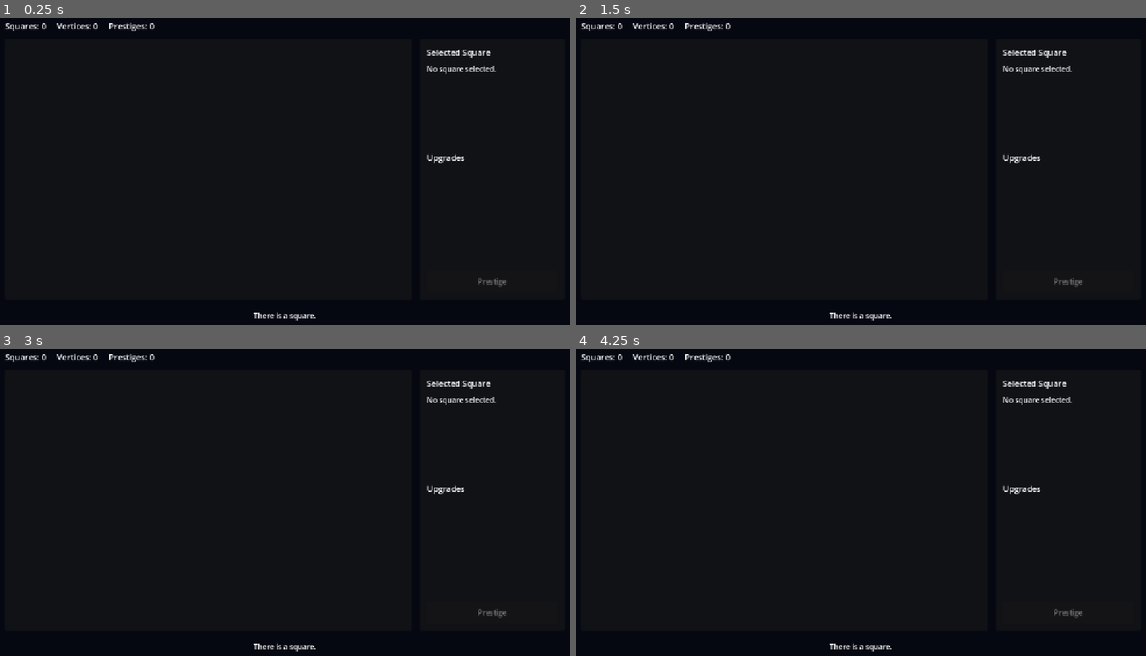
Above: before the commit, frames 1-4 (two rows, left to right).
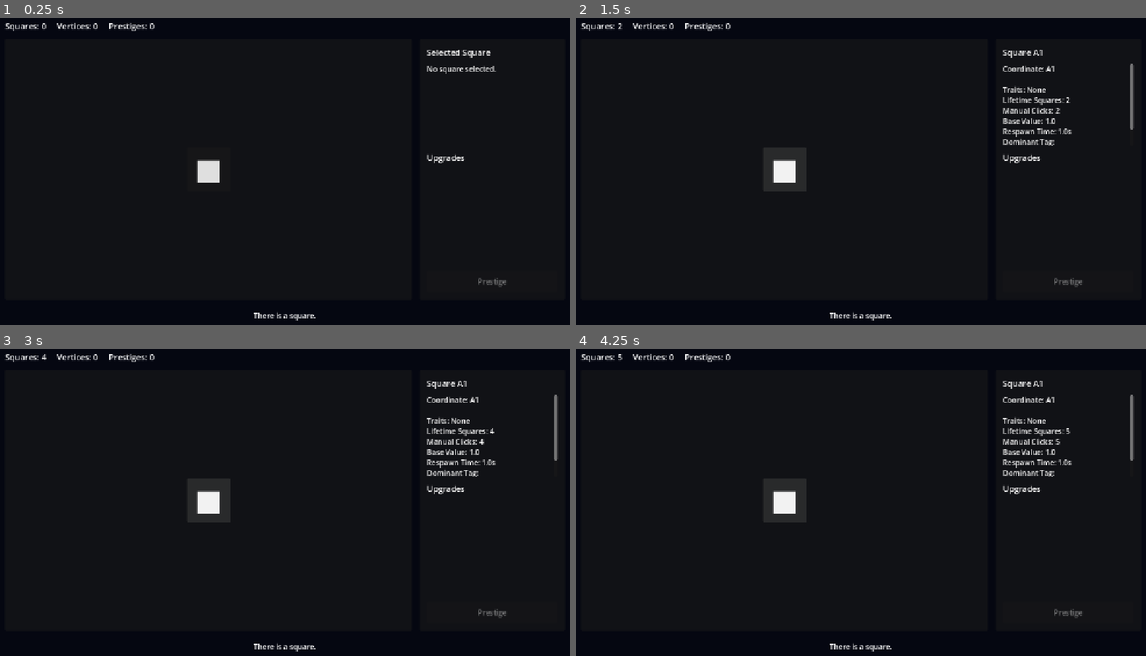
Above: after the commit, the same moments.

Repository: franciscoCapa27/Squared_2
Game: Godot game, scene res://scenes/main/Main.tscn
Same seed, same stepped clock (60 frames per second), same inputs: the game is played once before the commit and once after it.
Inputs (mouse positions are in pixels of both pictures, inside the frame that each line leads up to):
- Up to frame 1 (0.25 s): no input
- Up to frame 2 (1.5 s): click (786, 168) at 0.5 s, where only the run after the commit has a clickable "■"; click (786, 168) at 1.25 s, where only the run after the commit has a clickable "■"
- Up to frame 3 (3 s): click (210, 499) at 2 s, where only the run after the commit has a clickable "■"; tap Enter at 2.75 s
- Up to frame 4 (4.25 s): tap Space at 3.5 s

The runs differ from the first frame. In frame 1, 0.3% of the frame differs, in the area x 34-39%, y 46-54%; in frame 2, 1.5%; in frame 3, 1.5%, in the area x 7-98%, y 1-54%; in frame 4, 1.5%.

Commit message:
Add core data model foundation

Diff:
--- a/squared-2/project.godot
+++ b/squared-2/project.godot
@@ -15,11 +15,17 @@
 config/features=PackedStringArray("4.6", "GL Compatibility")
 config/icon="res://icon.svg"
 
+[autoload]
+
+EventBus="*uid://ol8d68orx64t"
+GameState="*uid://dndrl7bbxqkwo"
+
 [display]
 
 window/size/viewport_width=1280
 window/size/viewport_height=720
 window/stretch/mode="canvas_items"
+window/stretch/aspect="expand"
 
 [physics]
 
--- a/squared-2/scenes/main/Main.tscn
+++ b/squared-2/scenes/main/Main.tscn
@@ -1,4 +1,6 @@
 [gd_scene format=3 uid="uid://jdev0mw5y4y1"]
+
+[ext_resource type="Script" uid="uid://dafych8mmi7mc" path="res://scripts/main/main.gd" id="1_u1xfj"]
 
 [node name="Main" type="Control" unique_id=1963513095]
 layout_mode = 3
@@ -8,6 +10,7 @@
 grow_horizontal = 2
 grow_vertical = 2
 mouse_filter = 2
+script = ExtResource("1_u1xfj")
 
 [node name="Background" type="ColorRect" parent="." unique_id=333599262]
 layout_mode = 1
@@ -43,18 +46,21 @@
 theme_override_constants/separation = 24
 
 [node name="SquaresLabel" type="Label" parent="RootMargin/MainVbox/TopBar" unique_id=728880357]
+unique_name_in_owner = true
 layout_mode = 2
 size_flags_horizontal = 0
 theme_override_font_sizes/font_size = 18
 text = "Squares: 0"
 
 [node name="VerticesLabel" type="Label" parent="RootMargin/MainVbox/TopBar" unique_id=799992694]
+unique_name_in_owner = true
 layout_mode = 2
 size_flags_horizontal = 0
 theme_override_font_sizes/font_size = 18
 text = "Vertices: 0"
 
 [node name="PrestigeLabel" type="Label" parent="RootMargin/MainVbox/TopBar" unique_id=1866388019]
+unique_name_in_owner = true
 layout_mode = 2
 size_flags_horizontal = 0
 theme_override_font_sizes/font_size = 18
@@ -76,6 +82,7 @@
 mouse_filter = 2
 
 [node name="GridRoot" type="GridContainer" parent="RootMargin/MainVbox/Content/GridPanel/GridCenter" unique_id=638752931]
+unique_name_in_owner = true
 layout_mode = 2
 mouse_filter = 2
 theme_override_constants/h_separation = 12
@@ -101,12 +108,14 @@
 theme_override_constants/separation = 12
 
 [node name="SelectedSquareTitle" type="Label" parent="RootMargin/MainVbox/Content/SidePanel/SideMargin/SideVbox" unique_id=324483402]
+unique_name_in_owner = true
 layout_mode = 2
 size_flags_vertical = 0
 theme_override_font_sizes/font_size = 18
 text = "Selected Square"
 
-[node name="SelectSquareDetails" type="RichTextLabel" parent="RootMargin/MainVbox/Content/SidePanel/SideMargin/SideVbox" unique_id=195294754]
+[node name="SelectedSquareDetails" type="RichTextLabel" parent="RootMargin/MainVbox/Content/SidePanel/SideMargin/SideVbox" unique_id=195294754]
+unique_name_in_owner = true
 custom_minimum_size = Vector2(0, 160)
 layout_mode = 2
 size_flags_vertical = 3
@@ -127,6 +136,7 @@
 theme_override_constants/separation = 8
 
 [node name="PrestigeButton" type="Button" parent="RootMargin/MainVbox/Content/SidePanel/SideMargin/SideVbox" unique_id=126762251]
+unique_name_in_owner = true
 custom_minimum_size = Vector2(0, 48)
 layout_mode = 2
 size_flags_vertical = 8
@@ -134,6 +144,7 @@
 text = "Prestige"
 
 [node name="StoryLabel" type="Label" parent="RootMargin/MainVbox" unique_id=151831416]
+unique_name_in_owner = true
 custom_minimum_size = Vector2(0, 40)
 layout_mode = 2
 size_flags_vertical = 8
--- /dev/null
+++ b/squared-2/scenes/squares/SquareButton.tscn
@@ -0,0 +1,13 @@
+[gd_scene format=3 uid="uid://nb0kbhqf85vc"]
+
+[ext_resource type="Script" uid="uid://bqbtgkrt27fb4" path="res://scripts/squares/square_button.gd" id="1_3cowg"]
+
+[node name="SquareButton" type="Button" unique_id=1322109516]
+custom_minimum_size = Vector2(96, 96)
+offset_right = 8.0
+offset_bottom = 8.0
+tooltip_text = "Square
+"
+theme_override_font_sizes/font_size = 64
+text = "■"
+script = ExtResource("1_3cowg")
--- /dev/null
+++ b/squared-2/scripts/autoload/event_bus.gd
@@ -0,0 +1,8 @@
+extends Node
+
+signal squares_changed(value: float)
+signal vertices_changed(value: int)
+signal prestige_changed(value: int)
+signal grid_changed()
+signal square_selected(square_id: String)
+signal story_message(message: String)
--- /dev/null
+++ b/squared-2/scripts/autoload/game_state.gd
@@ -0,0 +1,84 @@
+extends Node
+
+var squares: float = 0.0
+var vertices: int = 0
+var prestige_count: int = 0
+
+var grid_size: int = 1
+var square_ids: Array[String] = ["A1"]
+var squares_by_id: Dictionary = {}
+
+func _ready() -> void:
+	_create_initial_grid()
+
+func _create_initial_grid() -> void:
+	squares_by_id.clear()
+	grid_size = 1
+	square_ids = ["A1"]
+
+	var square_data := SquareData.new("A1", 0, 0)
+	squares_by_id["A1"] = square_data
+
+func get_square(square_id: String) -> SquareData:
+	return squares_by_id.get(square_id)
+
+func add_squares(amount: float) -> void:
+	squares += amount
+	EventBus.squares_changed.emit(squares)
+
+func click_square(square_id: String) -> void:
+	var square_data := get_square(square_id)
+
+	if square_data == null:
+		return
+
+	var payout := SquareCalculator.calculate_manual_payout(square_data)
+
+	square_data.record_manual_click(payout)
+	add_squares(payout)
+
+	EventBus.square_selected.emit(square_id)
+
+func can_prestige() -> bool:
+	return squares >= 100.0
+
+func calculate_vertices_gain() -> int:
+	return int(floor(sqrt(squares / 100.0)))
+
+func prestige() -> void:
+	if not can_prestige():
+		return
+
+	var gain: int = max(1, calculate_vertices_gain())
+
+	vertices += gain
+	prestige_count += 1
+	squares = 0.0
+
+	if prestige_count == 1:
+		_unlock_grid_size_2()
+		EventBus.story_message.emit("One became four. The void has corners now.")
+
+	EventBus.vertices_changed.emit(vertices)
+	EventBus.prestige_changed.emit(prestige_count)
+	EventBus.squares_changed.emit(squares)
+	EventBus.grid_changed.emit()
+
+func _unlock_grid_size_2() -> void:
+	grid_size = 2
+	square_ids = ["A1", "A2", "B1", "B2"]
+	squares_by_id.clear()
+
+	var coordinates := {
+		"A1": Vector2i(0, 0),
+		"A2": Vector2i(1, 0),
+		"B1": Vector2i(0, 1),
+		"B2": Vector2i(1, 1)
+	}
+
+	for square_id in square_ids:
+		var pos: Vector2i = coordinates[square_id]
+		var square_data := SquareData.new(square_id, pos.x, pos.y)
+		square_data.created_at_prestige = prestige_count
+		square_data.created_at_grid_tier = 1
+		squares_by_id[square_id] = square_data
--- /dev/null
+++ b/squared-2/scripts/core/square_data.gd
@@ -0,0 +1,155 @@
+extends RefCounted
+class_name SquareData
+
+var id: String = ""
+var coordinate: String = ""
+var display_name: String = ""
+
+var grid_x: int = 0
+var grid_y: int = 0
+
+var created_at_prestige: int = 0
+var created_at_grid_tier: int = 0
+
+var traits: Array[TraitInstance] = []
+
+var permanent_tags: Array[String] = []
+var temporary_tags: Array[String] = []
+var status_effects: Array[String] = []
+
+var base_value: float = 1.0
+var base_respawn_time: float = 1.0
+var base_manual_multiplier: float = 1.0
+var base_passive_multiplier: float = 0.2
+var base_crit_chance: float = 0.0
+var base_crit_multiplier: float = 2.0
+
+var current_cooldown: float = 0.0
+var current_charge: float = 0.0
+var temporary_value_multiplier: float = 1.0
+var temporary_speed_multiplier: float = 1.0
+
+var run_squares_generated: float = 0.0
+var run_manual_clicks: int = 0
+var run_passive_clicks: int = 0
+
+var lifetime_squares_generated: float = 0.0
+var lifetime_manual_clicks: int = 0
+var lifetime_passive_clicks: int = 0
+var times_traited: int = 0
+var times_selected_for_prestige: int = 0
+var highest_single_payout: float = 0.0
+
+var can_receive_traits: bool = true
+var is_locked_from_random_trait: bool = false
+var is_favored_for_trait: bool = false
+var can_be_swapped: bool = false
+var is_anchored: bool = false
+var is_corrupted: bool = false
+
+var visual_profile: VisualProfile = VisualProfile.new()
+
+func _init(p_id: String = "", p_grid_x: int = 0, p_grid_y: int = 0) -> void:
+	id = p_id
+	coordinate = p_id
+	display_name = "Square %s" % p_id
+	grid_x = p_grid_x
+	grid_y = p_grid_y
+
+func add_trait(trait_instance: TraitInstance) -> void:
+	if trait_instance == null:
+		return
+
+	traits.append(trait_instance)
+	times_traited += 1
+	times_selected_for_prestige += 1
+	_rebuild_tags()
+	_rebuild_visual_profile()
+
+func has_traits() -> bool:
+	return traits.size() > 0
+
+func has_tag(tag: String) -> bool:
+	return permanent_tags.has(tag) or temporary_tags.has(tag)
+
+func get_trait_count() -> int:
+	return traits.size()
+
+func get_display_name() -> String:
+	return display_name
+
+func get_trait_names() -> Array[String]:
+	var names: Array[String] = []
+	for trait_iter in traits:
+		names.append(trait_iter.get_display_name())
+	return names
+
+func record_manual_click(amount: float) -> void:
+	run_manual_clicks += 1
+	lifetime_manual_clicks += 1
+	_record_squares_generated(amount)
+
+func record_passive_click(amount: float) -> void:
+	run_passive_clicks += 1
+	lifetime_passive_clicks += 1
+	_record_squares_generated(amount)
+
+func _record_squares_generated(amount: float) -> void:
+	run_squares_generated += amount
+	lifetime_squares_generated += amount
+	highest_single_payout = max(highest_single_payout, amount)
+
+func _rebuild_tags() -> void:
+	permanent_tags.clear()
+
+	for trait_iter in traits:
+		if trait_iter.definition == null:
+			continue
+
+		for tag in trait_iter.definition.tags:
+			if not permanent_tags.has(tag):
+				permanent_tags.append(tag)
+
+func _rebuild_visual_profile() -> void:
+	var profile := VisualProfile.new()
+
+	profile.edge_complexity = min(10, traits.size())
+
+	var rarity_score := 0
+	var tag_counts: Dictionary = {}
+
+	for trait_iter in traits:
+		if trait_iter.definition == null:
+			continue
+
+		rarity_score += int(trait_iter.definition.rarity)
+
+		profile.glow_level += trait_iter.definition.visual_glow_weight
+		profile.gloss_level += trait_iter.definition.visual_gloss_weight
+		profile.distortion_level += trait_iter.definition.visual_distortion_weight
+		profile.edge_complexity += trait_iter.definition.visual_edge_complexity_weight
+
+		for tag in trait_iter.definition.tags:
+			tag_counts[tag] = tag_counts.get(tag, 0) + 1
+
+	profile.glow_level = clamp(profile.glow_level + rarity_score, 0, 10)
+	profile.gloss_level = clamp(profile.gloss_level, 0, 10)
+	profile.edge_complexity = clamp(profile.edge_complexity, 0, 10)
+	profile.distortion_level = clamp(profile.distortion_level, 0, 10)
+
+	profile.dominant_tag = _get_most_common_tag(tag_counts, 0)
+	profile.secondary_tag = _get_most_common_tag(tag_counts, 1)
+
+	visual_profile = profile
+
+func _get_most_common_tag(tag_counts: Dictionary, index: int) -> String:
+	if tag_counts.is_empty():
+		return ""
+
+	var sorted_tags := tag_counts.keys()
+	sorted_tags.sort_custom(func(a, b): return tag_counts[a] > tag_counts[b])
+
+	if index >= sorted_tags.size():
+		return ""
+
+	return sorted_tags[index]
--- /dev/null
+++ b/squared-2/scripts/core/trait_instance.gd
@@ -0,0 +1,46 @@
+extends RefCounted
+class_name TraitInstance
+
+var instance_id: String = ""
+var definition: TraitDefinition
+
+var rolled_values: Dictionary = {}
+
+var source: String = "prestige"
+var acquired_at_prestige: int = 0
+var acquired_at_grid_tier: int = 0
+var stack_index: int = 1
+
+var is_absorbed_copy: bool = false
+var copied_from_square_id: String = ""
+var copied_from_trait_instance_id: String = ""
+
+var effectiveness_multiplier: float = 1.0
+
+func _init(
+	p_definition: TraitDefinition = null,
+	p_acquired_at_prestige: int = 0,
+	p_acquired_at_grid_tier: int = 0
+) -> void:
+	definition = p_definition
+	acquired_at_prestige = p_acquired_at_prestige
+	acquired_at_grid_tier = p_acquired_at_grid_tier
+	instance_id = _generate_instance_id()
+
+func _generate_instance_id() -> String:
+	return "%s_%s" % [Time.get_unix_time_from_system(), randi()]
+
+func get_display_name() -> String:
+	if definition == null:
+		return "Unknown Trait"
+	return definition.display_name
+
+func has_tag(tag: String) -> bool:
+	if definition == null:
+		return false
+	return definition.has_tag(tag)
+
+func get_effective_components() -> Array[EffectComponent]:
+	if definition == null:
+		return []
+	return definition.effect_components
--- /dev/null
+++ b/squared-2/scripts/main/main.gd
@@ -0,0 +1,90 @@
+extends Control
+
+@onready var squares_label: Label = %SquaresLabel
+@onready var vertices_label: Label = %VerticesLabel
+@onready var prestige_label: Label = %PrestigeLabel
+@onready var grid_root: GridContainer = %GridRoot
+@onready var prestige_button: Button = %PrestigeButton
+@onready var story_label: Label = %StoryLabel
+@onready var selected_square_title: Label = %SelectedSquareTitle
+@onready var selected_square_details: RichTextLabel = %SelectedSquareDetails
+
+var square_scene: PackedScene = preload("res://scenes/squares/SquareButton.tscn")
+
+func _ready() -> void:
+	EventBus.squares_changed.connect(_on_squares_changed)
+	EventBus.vertices_changed.connect(_on_vertices_changed)
+	EventBus.prestige_changed.connect(_on_prestige_changed)
+	EventBus.grid_changed.connect(_rebuild_grid)
+	EventBus.story_message.connect(_on_story_message)
+
+	prestige_button.pressed.connect(_on_prestige_pressed)
+
+	_rebuild_grid()
+	_refresh_labels()
+	_on_story_message("There is a square.")
+
+func _refresh_labels() -> void:
+	_on_squares_changed(GameState.squares)
+	_on_vertices_changed(GameState.vertices)
+	_on_prestige_changed(GameState.prestige_count)
+
+func _rebuild_grid() -> void:
+	for child in grid_root.get_children():
+		child.queue_free()
+
+	grid_root.columns = GameState.grid_size
+
+	for square_id in GameState.square_ids:
+		var square_button = square_scene.instantiate()
+		square_button.setup(square_id, "■")
+		square_button.square_clicked.connect(_on_square_clicked)
+		grid_root.add_child(square_button)
+
+func _on_square_clicked(square_id: String) -> void:
+	GameState.click_square(square_id)
+	_show_square_details(square_id)
+
+func _show_square_details(square_id: String) -> void:
+	var square_data := GameState.get_square(square_id)
+
+	if square_data == null:
+		selected_square_title.text = "Unknown Square"
+		selected_square_details.text = "No data found."
+		return
+
+	selected_square_title.text = square_data.get_display_name()
+
+	var trait_names := square_data.get_trait_names()
+	var trait_text := "None"
+
+	if not trait_names.is_empty():
+		trait_text = ", ".join(trait_names)
+
+	selected_square_details.text = (
+		"Coordinate: %s\n\n" % square_data.coordinate
+		+ "Traits: %s\n" % trait_text
+		+ "Lifetime Squares: %s\n" % int(square_data.lifetime_squares_generated)
+		+ "Manual Clicks: %s\n" % square_data.lifetime_manual_clicks
+		+ "Base Value: %s\n" % square_data.base_value
+		+ "Respawn Time: %ss\n" % square_data.base_respawn_time
+		+ "Dominant Tag: %s\n" % square_data.visual_profile.dominant_tag
+		+ "Glow Level: %s\n" % square_data.visual_profile.glow_level
+		+ "Edge Complexity: %s\n" % square_data.visual_profile.edge_complexity
+	)
+
+func _on_prestige_pressed() -> void:
+	GameState.prestige()
+
+func _on_squares_changed(value: float) -> void:
+	squares_label.text = "Squares: %s" % int(value)
+	prestige_button.disabled = not GameState.can_prestige()
+
+func _on_vertices_changed(value: int) -> void:
+	vertices_label.text = "Vertices: %s" % value
+
+func _on_prestige_changed(value: int) -> void:
+	prestige_label.text = "Prestiges: %s" % value
+
+func _on_story_message(message: String) -> void:
+	story_label.text = message
--- /dev/null
+++ b/squared-2/scripts/resources/effect_component.gd
@@ -0,0 +1,64 @@
+extends Resource
+class_name EffectComponent
+
+enum EffectType {
+	STAT_MODIFIER,
+	POSITIONAL_MODIFIER,
+	TRIGGER_EFFECT,
+	RESOURCE_CONVERSION,
+	TRAIT_COPY,
+	TRAIT_ABSORB,
+	STATUS_APPLIER,
+	VISUAL_INFLUENCE
+}
+
+enum Operation {
+	ADD,
+	SUBTRACT,
+	MULTIPLY,
+	DIVIDE,
+	OVERRIDE
+}
+
+enum Scope {
+	SELF,
+	ADJACENT_ORTHOGONAL,
+	ADJACENT_DIAGONAL,
+	ALL_ADJACENT,
+	SAME_ROW,
+	SAME_COLUMN,
+	SAME_DIAGONAL,
+	ENTIRE_GRID,
+	CORNERS,
+	EDGES,
+	CENTER,
+	RANDOM_SQUARE,
+	RANDOM_TRAITED_SQUARE,
+	RANDOM_UNTRAITED_SQUARE,
+	STRONGEST_SQUARE,
+	WEAKEST_SQUARE
+}
+
+@export var effect_type: EffectType = EffectType.STAT_MODIFIER
+@export var operation: Operation = Operation.MULTIPLY
+@export var scope: Scope = Scope.SELF
+
+@export var target_stat: String = ""
+@export var value: float = 1.0
+
+@export var chance: float = 1.0
+@export var cooldown_seconds: float = 0.0
+
+@export var trigger_event: String = ""
+@export var condition_tags: Array[String] = []
+
+@export var source_scope: Scope = Scope.SELF
+@export var trait_filter_tags: Array[String] = []
+@export var effect_limit: int = 1
+@export_range(0.0, 1.0) var effectiveness_multiplier: float = 1.0
+
+@export var include_tags: bool = true
+@export var include_visual_influence: bool = false
+
+func applies_to_tag(tag: String) -> bool:
+	return condition_tags.is_empty() or condition_tags.has(tag)
--- /dev/null
+++ b/squared-2/scripts/resources/trait_definition.gd
@@ -0,0 +1,57 @@
+extends Resource
+class_name TraitDefinition
+
+enum Rarity {
+	COMMON,
+	UNCOMMON,
+	RARE,
+	EPIC,
+	LEGENDARY,
+	COSMIC
+}
+
+@export var id: String = ""
+@export var display_name: String = ""
+@export_multiline var description: String = ""
+
+@export var rarity: Rarity = Rarity.COMMON
+@export var tags: Array[String] = []
+
+@export var weight: float = 1.0
+@export var min_grid_tier: int = 1
+@export var max_stack_count: int = -1
+@export var can_duplicate: bool = true
+
+@export var effect_components: Array[EffectComponent] = []
+
+@export var name_prefixes: Array[String] = []
+@export var name_suffixes: Array[String] = []
+
+@export var visual_base_color_weight: Color = Color.WHITE
+@export var visual_accent_color_weight: Color = Color.WHITE
+@export var visual_glow_weight: int = 0
+@export var visual_edge_complexity_weight: int = 0
+@export var visual_gloss_weight: int = 0
+@export var visual_distortion_weight: int = 0
+
+@export var script_hook_id: String = ""
+
+func has_tag(tag: String) -> bool:
+	return tags.has(tag)
+
+func get_rarity_name() -> String:
+	match rarity:
+		Rarity.COMMON:
+			return "Common"
+		Rarity.UNCOMMON:
+			return "Uncommon"
+		Rarity.RARE:
+			return "Rare"
+		Rarity.EPIC:
+			return "Epic"
+		Rarity.LEGENDARY:
+			return "Legendary"
+		Rarity.COSMIC:
+			return "Cosmic"
+		_:
+			return "Unknown"
--- /dev/null
+++ b/squared-2/scripts/resources/visual_profile.gd
@@ -0,0 +1,32 @@
+extends Resource
+class_name VisualProfile
+
+@export var base_color: Color = Color(0.8, 0.8, 1.0, 1.0)
+@export var accent_color: Color = Color(1.0, 1.0, 1.0, 1.0)
+
+@export_range(0, 10) var glow_level: int = 0
+@export_range(0, 10) var edge_complexity: int = 0
+@export_range(0, 10) var gloss_level: int = 0
+@export_range(0, 10) var distortion_level: int = 0
+
+@export var dominant_tag: String = ""
+@export var secondary_tag: String = ""
+
+@export var pulse_style: String = "none"
+@export var particle_style: String = "none"
+@export var pattern_style: String = "none"
+
+func duplicate_profile() -> VisualProfile:
+	var profile := VisualProfile.new()
+	profile.base_color = base_color
+	profile.accent_color = accent_color
+	profile.glow_level = glow_level
+	profile.edge_complexity = edge_complexity
+	profile.gloss_level = gloss_level
+	profile.distortion_level = distortion_level
+	profile.dominant_tag = dominant_tag
+	profile.secondary_tag = secondary_tag
+	profile.pulse_style = pulse_style
+	profile.particle_style = particle_style
+	profile.pattern_style = pattern_style
+	return profile
--- /dev/null
+++ b/squared-2/scripts/squares/square_button.gd
@@ -0,0 +1,16 @@
+extends Button
+
+signal square_clicked(square_id: String)
+
+var square_id: String = ""
+
+func setup(id: String, display_text: String = "□") -> void:
+	square_id = id
+	text = display_text
+	tooltip_text = "Square %s" % square_id
+
+func _ready() -> void:
+	pressed.connect(_on_pressed)
+
+func _on_pressed() -> void:
+	square_clicked.emit(square_id)
--- /dev/null
+++ b/squared-2/scripts/systems/square_calculator.gd
@@ -0,0 +1,69 @@
+extends Node
+class_name SquareCalculator
+
+static func calculate_manual_payout(square_data: SquareData) -> float:
+	if square_data == null:
+		return 0.0
+
+	var value := square_data.base_value
+	value *= square_data.base_manual_multiplier
+	value *= square_data.temporary_value_multiplier
+
+	for trait_iter in square_data.traits:
+		value = _apply_trait_to_stat(
+			value,
+			trait_iter,
+			"square_value"
+		)
+
+	return max(0.0, value)
+
+static func calculate_respawn_time(square_data: SquareData) -> float:
+	if square_data == null:
+		return 1.0
+
+	var respawn_time := square_data.base_respawn_time
+	respawn_time *= square_data.temporary_speed_multiplier
+
+	for trait_iter in square_data.traits:
+		respawn_time = _apply_trait_to_stat(
+			respawn_time,
+			trait_iter,
+			"respawn_time"
+		)
+
+	return max(0.05, respawn_time)
+
+static func _apply_trait_to_stat(
+	current_value: float,
+	trait_iter: TraitInstance,
+	target_stat: String
+) -> float:
+	if trait_iter == null or trait_iter.definition == null:
+		return current_value
+
+	var result := current_value
+
+	for effect in trait_iter.get_effective_components():
+		if effect.effect_type != EffectComponent.EffectType.STAT_MODIFIER:
+			continue
+
+		if effect.target_stat != target_stat:
+			continue
+
+		var effect_value := effect.value * trait_iter.effectiveness_multiplier
+
+		match effect.operation:
+			EffectComponent.Operation.ADD:
+				result += effect_value
+			EffectComponent.Operation.SUBTRACT:
+				result -= effect_value
+			EffectComponent.Operation.MULTIPLY:
+				result *= effect_value
+			EffectComponent.Operation.DIVIDE:
+				if effect_value != 0.0:
+					result /= effect_value
+			EffectComponent.Operation.OVERRIDE:
+				result = effect_value
+
+	return result
Not shown, added: squared-2/scripts/autoload/event_bus.gd.uid
Not shown, added: squared-2/scripts/autoload/game_state.gd.uid
Not shown, added: squared-2/scripts/core/square_data.gd.uid
Not shown, added: squared-2/scripts/core/trait_instance.gd.uid
Not shown, added: squared-2/scripts/main/main.gd.uid
Not shown, added: squared-2/scripts/resources/effect_component.gd.uid
Not shown, added: squared-2/scripts/resources/trait_definition.gd.uid
Not shown, added: squared-2/scripts/resources/visual_profile.gd.uid
Not shown, added: squared-2/scripts/squares/square_button.gd.uid
Not shown, added: squared-2/scripts/systems/square_calculator.gd.uid
